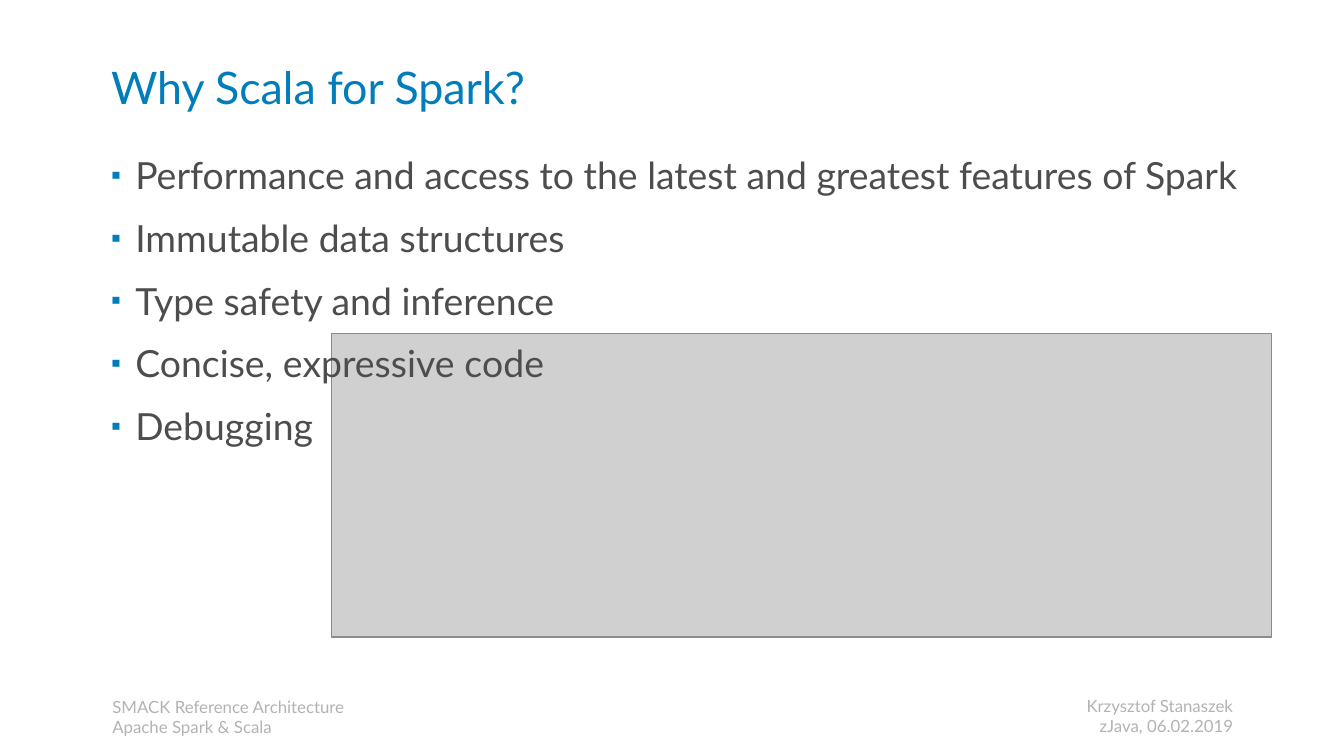
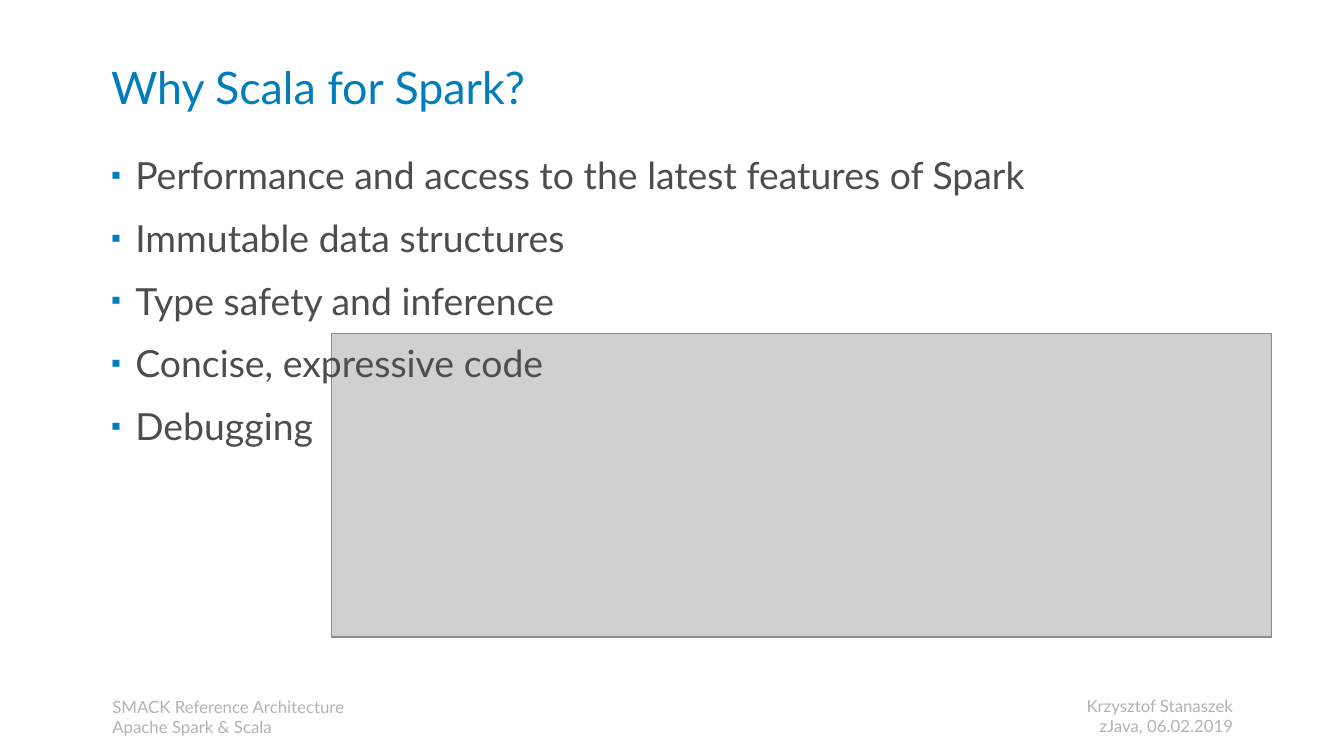
Before and after one commit to kstanaszek/SparkAndScalaInTandem, a slide deck: slide 14 of src/main/resources/slides.pptx. Drawn at 1344x756 pixels with LibreOffice and Linux fonts; fonts in the diff are those of the drawing; grey boxes stand for pictures. Boxes give left, top, right and bottom in pixels: in the first picture for what was removed or moved away, otherwise in the second. Text is boxed around its words. In the diff, an @@ line names an element or a change of style, - is before the commit and + after.

```diff
--- a/src/main/resources/slides.pptx
+++ b/src/main/resources/slides.pptx
@@ text at <box>135,161,1025,196</box>: text changed @@
-▪ Performance and access to the latest and greatest features of Spark
+▪ Performance and access to the latest features of Spark
```
Also in this commit, not shown: 3 other slides changed.
